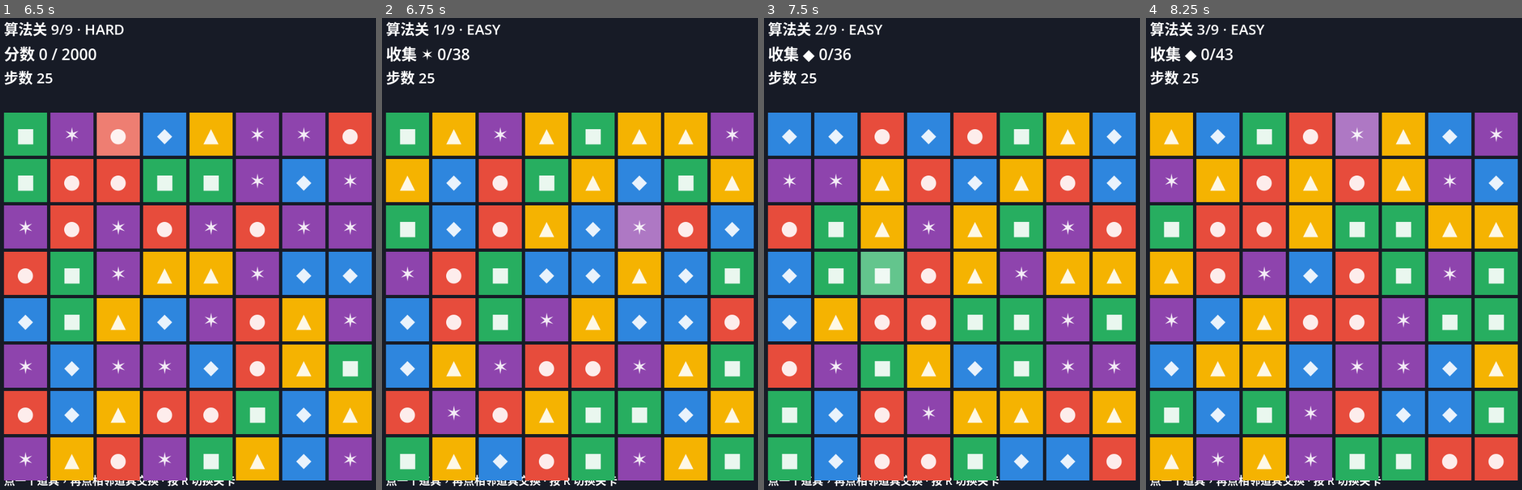
Above: before the commit, frames 1-4 (left to right).
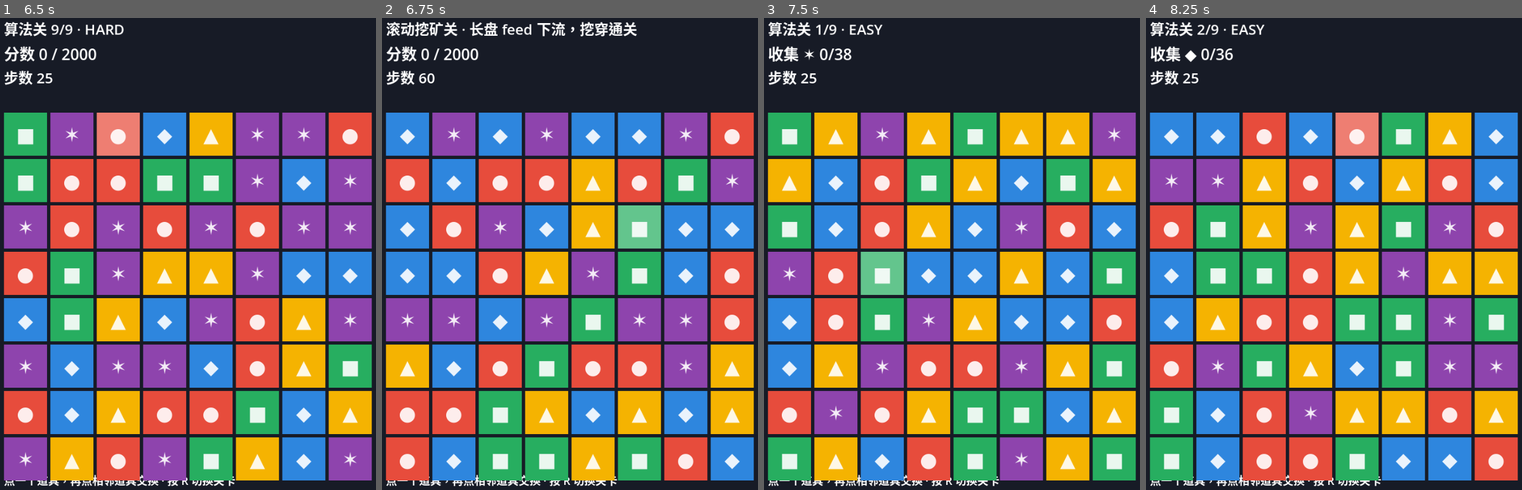
Above: after the commit, the same moments.

Repository: kumaloha/Polaris
Game: Godot game, scene res://main.tscn
The game is run twice, just before and just after one commit, with the same random seed, the same clock (stepped at 60 frames per second) and the same inputs.
Inputs (mouse positions are in pixels of both pictures, inside the frame that each line leads up to):
- Up to frame 1 (6.5 s): tap Enter at 0.5, 2, 3.5 s; move the mouse to (270, 230) at 0.52 s; tap R every 0.75 s from 0.6 to 5.85 s; click (270, 230) at 0.67 s; tap Space at 1.25, 2.75, 4.25 s; move the mouse to (101, 282) at 1.27 s; click (101, 282) at 1.42 s; move the mouse to (221, 145) at 2.02 s; click (221, 145) at 2.17 s; move the mouse to (161, 357) at 2.77 s; click (161, 357) at 2.92 s; move the mouse to (300, 334) at 3.52 s; click (300, 334) at 3.67 s; move the mouse to (63, 178) at 4.27 s; click (63, 178) at 4.42 s; move the mouse to (203, 254) at 5.02 s; click (203, 254) at 5.17 s; move the mouse to (124, 131) at 5.77 s; click (124, 131) at 5.92 s
- Up to frame 2 (6.75 s): move the mouse to (652, 230) at 6.52 s; tap R at 6.6 s; click (652, 230) at 6.67 s
- Up to frame 3 (7.5 s): move the mouse to (865, 282) at 7.27 s; tap R at 7.35 s; click (865, 282) at 7.42 s
- Up to frame 4 (8.25 s): move the mouse to (1367, 145) at 8.02 s; tap R at 8.1 s; click (1367, 145) at 8.17 s

Frame 1 is identical in both runs. In frame 2, 53% of the frame differs, in the area x 1-99%, y 0-98%; in frame 3, 57%, in the area x 1-99%, y 1-98%; in frame 4, 53%.

Commit message:
feat(core): 滚动/挖矿关 — 补充从预设 feed 出，挖穿长盘通关
优雅实现:滚动=refill 按列从预设 feed 队列补(而非随机)，长盘内容随清除自然下流（'上面空了就补、只补空的、不空不走'=就是 refill 填空，源换成 feed）。无需单独'滚动'操作。match_engine.refill/resolve 加 feed 形参(默认[]→裸 Core 行为不变)；board is_scrolling/feed + is_won=feed 耗尽(挖穿)；game.gd 可玩 scroll demo(R 轮播到它)。

+1 测试。GDScript 117/117 绿。截图验证 feed 192→86 深度递减。Godot 端(C++ 裸 Core feed 空→不变)；算法生成滚动关留后。docs/10 §5 标已实现。

Co-Authored-By: Claude Opus 4.8 <noreply@anthropic.com>

Diff:
--- a/godot/core/board.gd
+++ b/godot/core/board.gd
@@ -54,6 +54,9 @@
 var extra_moves: int = 0
 var skill_level: int = 1
 var score_mult: float = 1.0   # 铭文 +积分：计分倍率
+# 滚动关(挖矿)：补充从 feed 出而非随机；feed[x]=列 x 的预设深层队列。is_scrolling 时通关=feed 耗尽(挖穿长盘)。
+var is_scrolling: bool = false
+var feed: Array = []
 
 func _init(w: int, h: int, species_set: Array, target: int, moves: int, seed_val: int, mask: Array = [], objs: Array = [], jelly_layer: Array = [], coat_layer: Array = []) -> void:
 	width = w
@@ -110,6 +113,8 @@
 func is_won() -> bool:
 	if borrow_debt > 0:
 		return false  # 借贷铁律：欠债未还 → 不算过关（即使分数/目标已达成）
+	if is_scrolling:
+		return _feed_empty()  # 滚动关：挖穿长盘（feed 耗尽）= 过关
 	if objectives.is_empty():
 		return score >= target_score  # 旧式
 	for o in objectives:
@@ -125,6 +130,12 @@
 		elif o["type"] == "CLEAR_BLOCKER":
 			if blocker_cleared < o["target"]:
 				return false
+	return true
+
+func _feed_empty() -> bool:
+	for col in feed:
+		if not col.is_empty():
+			return false
 	return true
 
 func is_lost() -> bool:
@@ -181,7 +192,7 @@
 	_push_history()   # 时间回退#2：记录走子前局面
 	ME._swap_cells(grid, a, b)
 	ME._swap_cells(fx, a, b)   # 特效随棋子一起交换
-	var res: Dictionary = ME.resolve(grid, species, rng, fx, jelly, coat)
+	var res: Dictionary = ME.resolve(grid, species, rng, fx, jelly, coat, feed)
 	_gain(res["score"])
 	_accumulate(res.get("by_species", {}))
 	jelly_cleared += res.get("jelly_cleared", 0)
@@ -223,8 +234,8 @@
 	_gain(gained)
 	ME._apply_clears(grid, fx, to_clear, [])   # 无 spawn，纯清除
 	ME.apply_gravity(grid, fx, coat)   # coat 感知：锁住格在重力下固定
-	ME.refill(grid, species, rng, fx)
-	var res: Dictionary = ME.resolve(grid, species, rng, fx, jelly, coat)   # 结算余下级联
+	ME.refill(grid, species, rng, fx, feed)
+	var res: Dictionary = ME.resolve(grid, species, rng, fx, jelly, coat, feed)   # 结算余下级联
 	_gain(res["score"])
 	_accumulate(res.get("by_species", {}))
 	jelly_cleared += res.get("jelly_cleared", 0)
@@ -259,8 +270,8 @@
 	_gain(gained)
 	ME._apply_clears(grid, fx, to_clear, [])
 	ME.apply_gravity(grid, fx, coat)
-	ME.refill(grid, species, rng, fx)
-	var res: Dictionary = ME.resolve(grid, species, rng, fx, jelly, coat)
+	ME.refill(grid, species, rng, fx, feed)
+	var res: Dictionary = ME.resolve(grid, species, rng, fx, jelly, coat, feed)
 	_gain(res["score"])
 	_accumulate(res.get("by_species", {}))
 	jelly_cleared += res.get("jelly_cleared", 0)
@@ -362,7 +373,7 @@
 	if not jelly.is_empty():
 		jelly.reverse()
 	ME.apply_gravity(grid, fx, coat)
-	ME.refill(grid, species, rng, fx)
+	ME.refill(grid, species, rng, fx, feed)
 	_settle_after_skill()
 	active_used = true
 	return true
@@ -388,7 +399,7 @@
 	_gain(ME.score_for_clear(to_clear.size(), 1))
 	ME._apply_clears(grid, fx, to_clear, [])
 	ME.apply_gravity(grid, fx, coat)
-	ME.refill(grid, species, rng, fx)
+	ME.refill(grid, species, rng, fx, feed)
 	_settle_after_skill()
 	active_used = true
 	return true
@@ -416,7 +427,7 @@
 
 # 技能改动盘面后结算余下级联 + 死局兜底（不消耗步数，技能是免费动作）。
 func _settle_after_skill() -> void:
-	var res: Dictionary = ME.resolve(grid, species, rng, fx, jelly, coat)
+	var res: Dictionary = ME.resolve(grid, species, rng, fx, jelly, coat, feed)
 	_gain(res.get("score", 0))
 	_accumulate(res.get("by_species", {}))
 	jelly_cleared += res.get("jelly_cleared", 0)
--- a/godot/core/match_engine.gd
+++ b/godot/core/match_engine.gd
@@ -91,13 +91,19 @@
 
 # 随机补充：把所有 EMPTY 填成 species_set 里的随机 species（用注入的 rng → 可复现）。
 # fx 可选：传入则新补的棋子特效置 SP_NONE（新棋子无特效）。
-static func refill(grid: Array, species_set: Array, rng: RandomNumberGenerator, fx: Array = []) -> void:
+static func refill(grid: Array, species_set: Array, rng: RandomNumberGenerator, fx: Array = [], feed: Array = []) -> void:
 	var n := species_set.size()
 	var has_fx := not fx.is_empty()
+	var has_feed := not feed.is_empty()
+	# 滚动关：补充按列从预设 feed 队列出(长盘内容自然下流)；feed[x] 空则回退随机。
+	# 行序自上而下遍历 → feed 前端先填进最上方的空格，长盘从顶部下流。
 	for y in grid.size():
 		for x in grid[y].size():
 			if grid[y][x] == EMPTY:
-				grid[y][x] = species_set[rng.randi() % n]
+				if has_feed and x < feed.size() and not feed[x].is_empty():
+					grid[y][x] = feed[x].pop_front()
+				else:
+					grid[y][x] = species_set[rng.randi() % n]
 				if has_fx:
 					fx[y][x] = SP_NONE
 
@@ -112,13 +118,13 @@
 # 集成：消除 → 计分 → 下落 → 随机补充，循环直到盘面稳定（无消除）。
 # 返回 {score, cascades, cleared}。原地修改 grid，结束时盘面保证无可消除。
 # fx 可选：传入则启用多连特效（生成/触发/级联）；不传则 v1 纯消除行为。
-static func resolve(grid: Array, species_set: Array, rng: RandomNumberGenerator, fx: Array = [], jelly: Array = [], coat: Array = []) -> Dictionary:
+static func resolve(grid: Array, species_set: Array, rng: RandomNumberGenerator, fx: Array = [], jelly: Array = [], coat: Array = [], feed: Array = []) -> Dictionary:
 	if fx.is_empty():
-		return _resolve_plain(grid, species_set, rng, jelly, coat)
-	return _resolve_fx(grid, species_set, rng, fx, jelly, coat)
-
-
-static func _resolve_plain(grid: Array, species_set: Array, rng: RandomNumberGenerator, jelly: Array = [], coat: Array = []) -> Dictionary:
+		return _resolve_plain(grid, species_set, rng, jelly, coat, feed)
+	return _resolve_fx(grid, species_set, rng, fx, jelly, coat, feed)
+
+
+static func _resolve_plain(grid: Array, species_set: Array, rng: RandomNumberGenerator, jelly: Array = [], coat: Array = [], feed: Array = []) -> Dictionary:
 	var total_score := 0
 	var cascades := 0
 	var cleared_total := 0
@@ -154,7 +160,7 @@
 		cleared_total += matched.size()
 		total_score += score_for_clear(matched.size(), cascades)
 		apply_gravity(grid, [], coat)
-		refill(grid, species_set, rng)
+		refill(grid, species_set, rng, [], feed)
 	return {"score": total_score, "cascades": cascades, "cleared": cleared_total, "by_species": by_species, "jelly_cleared": jelly_cleared, "blocker_cleared": blocker_cleared}
 
 
@@ -191,7 +197,7 @@
 	return to_clear.keys()
 
 
-static func _resolve_fx(grid: Array, species_set: Array, rng: RandomNumberGenerator, fx: Array, jelly: Array = [], coat: Array = []) -> Dictionary:
+static func _resolve_fx(grid: Array, species_set: Array, rng: RandomNumberGenerator, fx: Array, jelly: Array = [], coat: Array = [], feed: Array = []) -> Dictionary:
 	var total_score := 0
 	var cascades := 0
 	var cleared_total := 0
@@ -242,7 +248,7 @@
 				jelly_cleared += 1
 		_apply_clears(grid, fx, to_clear, c["spawns"])
 		apply_gravity(grid, fx, coat)
-		refill(grid, species_set, rng, fx)
+		refill(grid, species_set, rng, fx, feed)
 	return {"score": total_score, "cascades": cascades, "cleared": cleared_total, "by_species": by_species, "jelly_cleared": jelly_cleared, "blocker_cleared": blocker_cleared}
 
 
--- a/godot/tests/test_board.gd
+++ b/godot/tests/test_board.gd
@@ -552,3 +552,17 @@
 			if f == ME.SP_LINE_H:
 				cnt += 1
 	assert_eq(cnt, 1, "one opening special placed")
+
+func test_scrolling_feed_refill_and_win() -> void:
+	# 滚动关(挖矿)：补充从 feed 队列出(非随机)；feed 耗尽 = 挖穿长盘 = 过关。
+	var b := Board.new(3, 3, [0, 1, 2], 999999, 30, 1)
+	b.is_scrolling = true
+	b.feed = [[7, 8], [7, 8], [7, 8]]   # 每列预设深层队列(7/8 当标记值)
+	assert_false(b.is_won(), "feed not empty -> not won")
+	b.grid[0][0] = ME.EMPTY
+	b.grid[0][1] = ME.EMPTY
+	ME.refill(b.grid, b.species, b.rng, b.fx, b.feed)
+	assert_eq(b.grid[0][0], 7, "top empty filled from feed front (not random)")
+	assert_eq(b.feed[0].size(), 1, "col 0 feed consumed one (8 left)")
+	b.feed = [[], [], []]
+	assert_true(b.is_won(), "feed exhausted -> scrolling level won")
--- a/godot/view/game.gd
+++ b/godot/view/game.gd
@@ -108,12 +108,31 @@
 			}
 
 
+# 滚动挖矿 demo：可见 1 页(8x8) + 每列 3 页深的预设 feed（v1 纯随机长盘）。挖穿 feed=通关。
+func _make_scroll_demo() -> Board:
+	var b := Board.new(W, H, SPECIES, 999999, 60, cur_seed)
+	b.is_scrolling = true
+	var rng := RandomNumberGenerator.new()
+	rng.seed = cur_seed + 777
+	var fd := []
+	for x in W:
+		var col := []
+		for i in (3 * H):   # 下方 3 页的深层内容
+			col.append(SPECIES[rng.randi() % SPECIES.size()])
+		fd.append(col)
+	b.feed = fd
+	return b
+
 func _new_game() -> void:
 	if not algo_levels.is_empty():
-		var i: int = demo_idx % algo_levels.size()
-		var ld: Dictionary = algo_levels[i]
-		board = LevelLibrary.to_board(ld)
-		title_label.text = "算法关 %d/%d · %s" % [i + 1, algo_levels.size(), String(ld.get("difficulty", "?"))]
+		if demo_idx >= algo_levels.size():
+			board = _make_scroll_demo()
+			title_label.text = "滚动挖矿关 · 长盘 feed 下流，挖穿通关"
+		else:
+			var i: int = demo_idx % algo_levels.size()
+			var ld: Dictionary = algo_levels[i]
+			board = LevelLibrary.to_board(ld)
+			title_label.text = "算法关 %d/%d · %s" % [i + 1, algo_levels.size(), String(ld.get("difficulty", "?"))]
 	else:
 		var lvl := _demo_level(demo_idx)
 		board = Board.new(W, H, SPECIES, lvl["target"], lvl["moves"], cur_seed,
@@ -410,7 +429,7 @@
 # ───────────────────────────── 输入 ─────────────────────────────
 func _unhandled_input(event: InputEvent) -> void:
 	if event is InputEventKey and event.pressed and event.keycode == KEY_R:
-		var n: int = algo_levels.size() if not algo_levels.is_empty() else DEMO_COUNT
+		var n: int = (algo_levels.size() + 1) if not algo_levels.is_empty() else DEMO_COUNT
 		demo_idx = (demo_idx + 1) % n
 		cur_seed += 1
 		_new_game()
Not shown, changed: docs/10_实现现状.md
